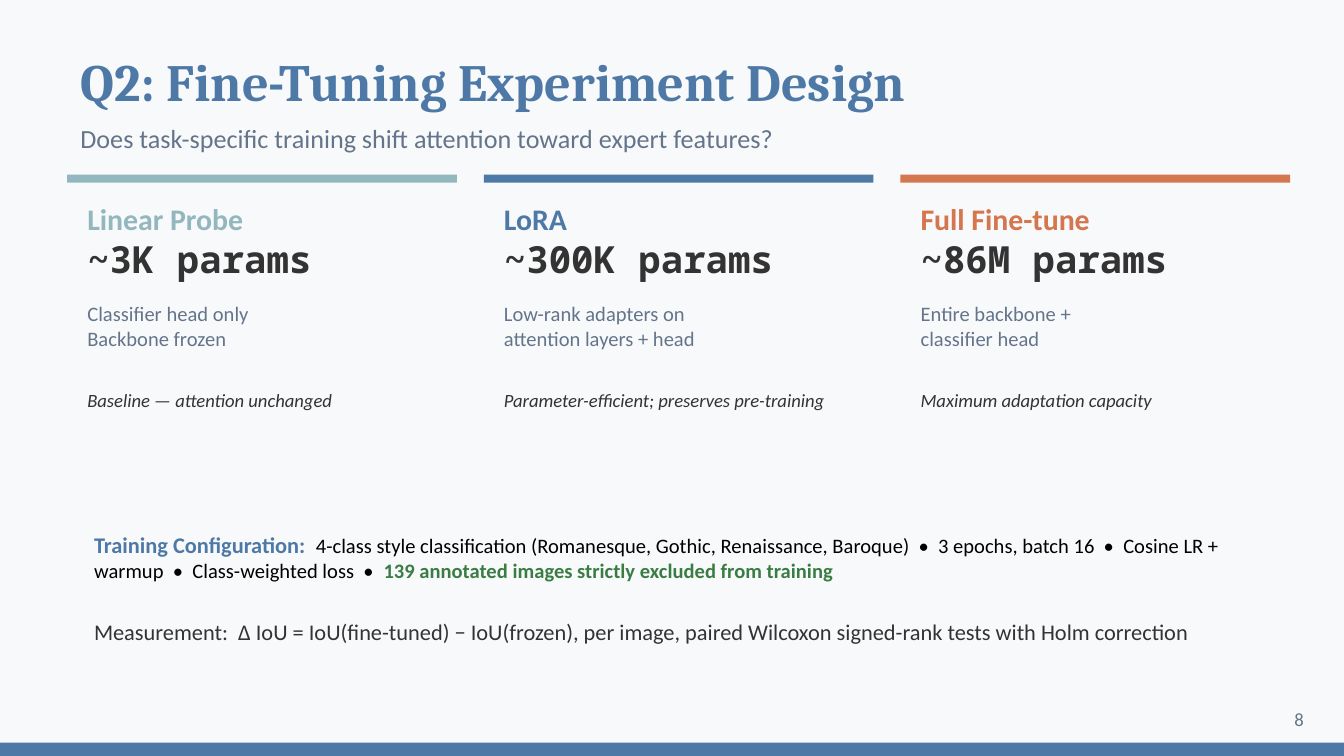
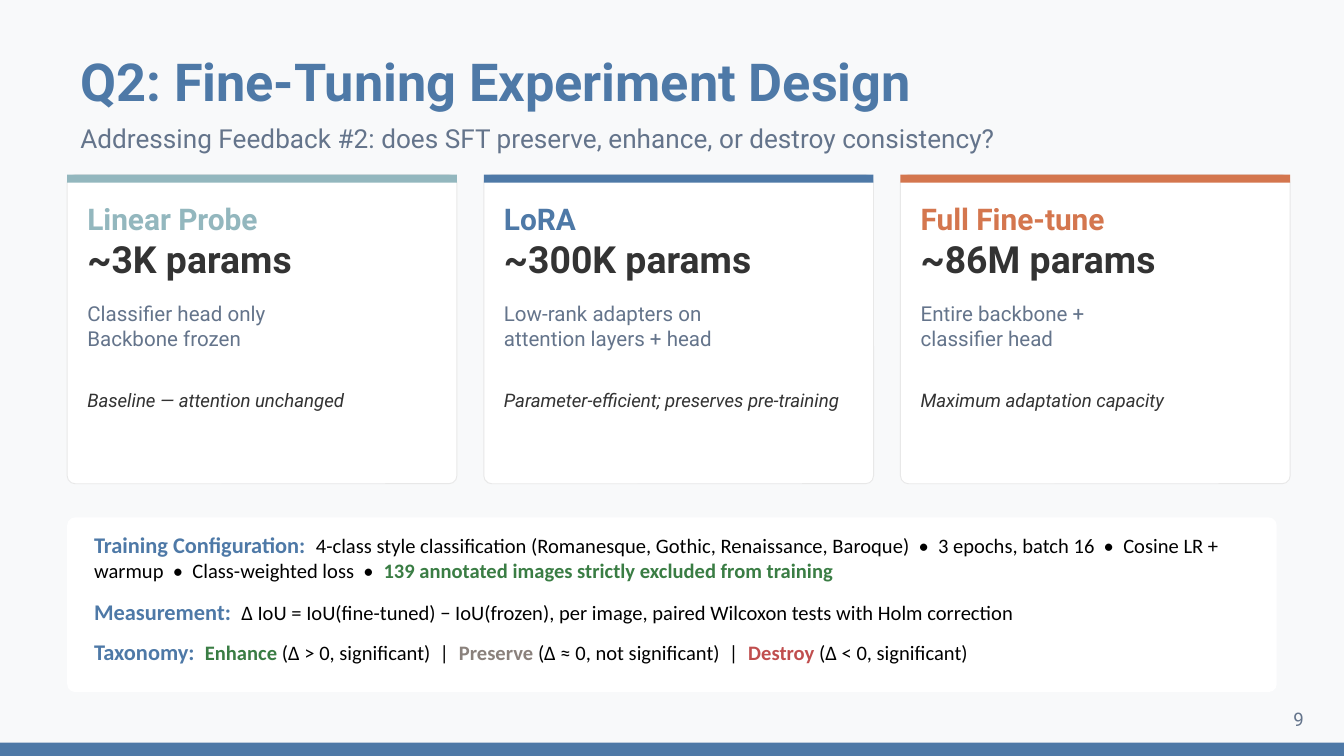
Before and after one commit to DesmondChoy/ssl_wikichurches, a slide deck: slide 9 of outputs/slides/presentation.pptx (slide 8 before the commit). Drawn at 1344x756 pixels with LibreOffice and Linux fonts; fonts in the diff are those of the drawing. Boxes give left, top, right and bottom in pixels: in the first picture for what was removed or moved away, otherwise in the second. Text is boxed around its words. In the diff, an @@ line names an element or a change of style, - is before the commit and + after.

```diff
--- a/outputs/slides/presentation.pptx
+++ b/outputs/slides/presentation.pptx
@@ text "Q2: Fine-Tuning Experiment Design" at [80, 62, 911, 112]: font Cambria to Roboto @@
@@ text at [80, 128, 994, 154]: text changed; font Calibri to Roboto @@
-Does task-specific training shift attention toward expert features?
+Addressing Feedback #2: does SFT preserve, enhance, or destroy consistency?
@@ outline none to #E8E8E8 0.5 pt; shadow off in 3 elements at [67, 175, 457, 484], [484, 175, 874, 484], [900, 175, 1290, 484] @@
@@ font Noto Sans Mono to Roboto in 3 elements at [87, 246, 292, 281], [504, 246, 751, 281], [921, 246, 1156, 281] @@
@@ font Calibri to Roboto in 9 elements at [87, 207, 257, 230], [87, 305, 266, 346], [87, 393, 344, 411], [504, 209, 576, 231], [504, 305, 712, 351], [504, 392, 839, 411], [921, 207, 1104, 231], [921, 305, 1067, 346], [921, 393, 1164, 411] @@
@@ text "Measurement: Δ IoU = IoU(fine-tuned) ..." at [94, 605, 1013, 624]: vertical alignment middle to top @@
@@ text at [94, 605, 1013, 624]: text changed; size 12 to 11 pt; text colour #333333 to #000000 @@
-Measurement: Δ IoU = IoU(fine-tuned) − IoU(frozen), per image, paired Wilcoxon signed-rank tests with Holm correction
+Measurement: Δ IoU = IoU(fine-tuned) − IoU(frozen), per image, paired Wilcoxon tests with Holm correction
@@ text added at [94, 645, 968, 664], 11 pt, text #000000 @@
+Taxonomy: Enhance (Δ > 0, significant) | Preserve (Δ ≈ 0, not significant) | Destroy (Δ < 0, significant)
@@ text at [1293, 712, 1303, 726]: text changed; font Calibri to Roboto @@
-8
+9
```
Also in this commit, not shown: 10 other slides changed, 3 slides added, 2 slides removed, 2 other files.
